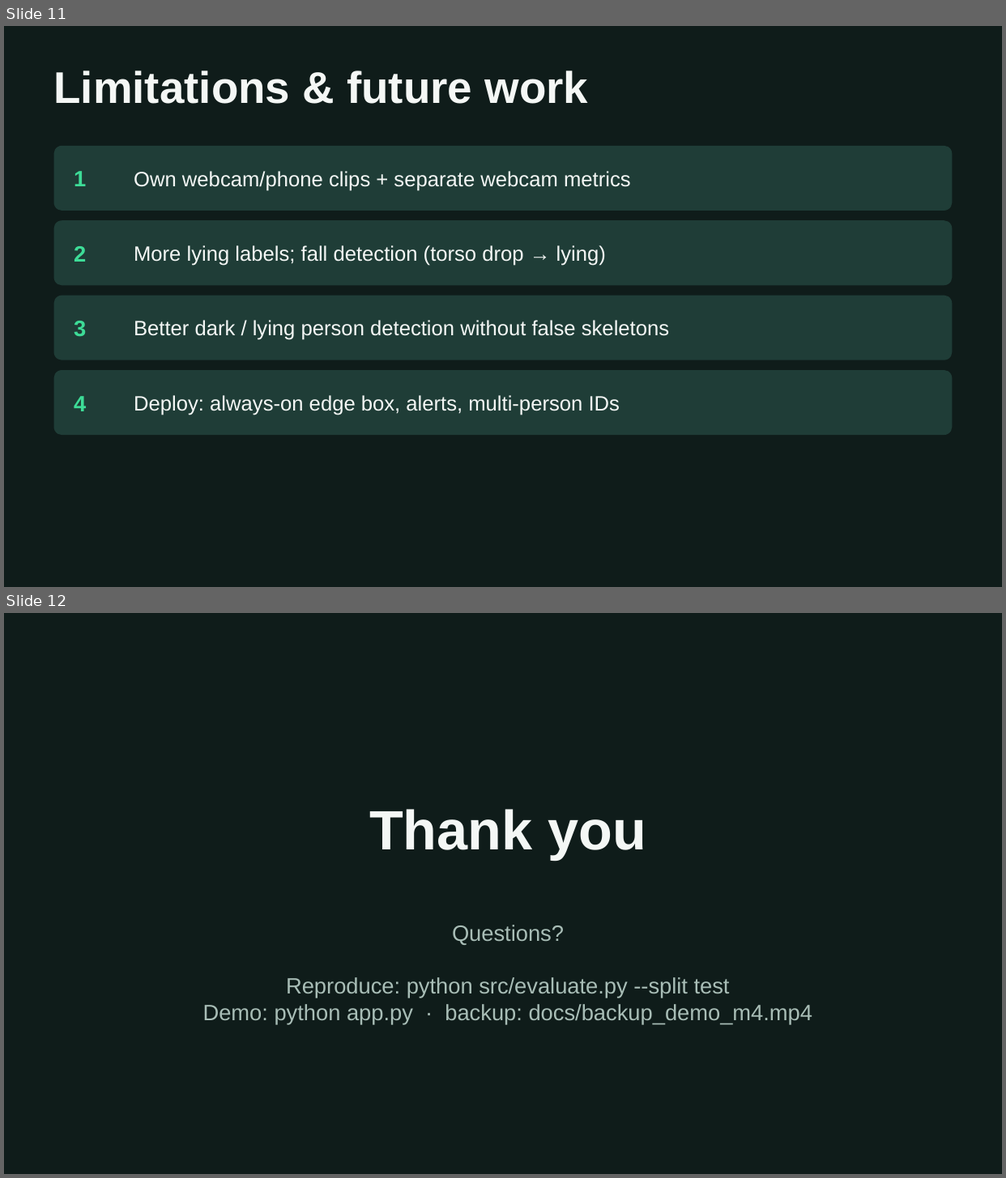
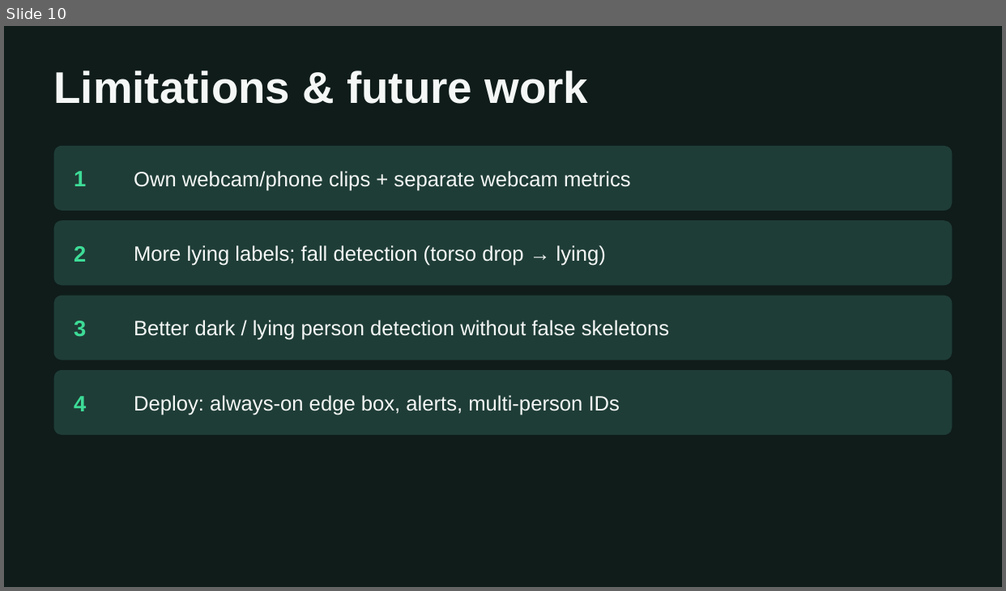
Before and after one commit to Wilul1/Computer_Vision, a slide deck: docs/slides_final.pptx. Shown one above the other, each under a label of ours: slides 11 and 12 before the commit, slide 10 after it. The pictures are 1006x1178 and 1006x591 pixels, drawn with LibreOffice and Linux fonts; fonts in the diff are those of the drawing. Boxes give left, top, right and bottom in pixels: in the first picture for what was removed or moved away, otherwise in the second. Text is boxed around its words. In the diff, an @@ line names an element or a change of style, - is before the commit and + after.

```diff
--- a/docs/slides_final.pptx
+++ b/docs/slides_final.pptx
@@ slide 12 removed at (4,613,1002,1174), background #FFFFFF @@
@@ rectangle removed at (4,613,1002,1174) @@
@@ text removed at (369,809,646,859) @@
-Thank you
@@ text removed at (203,925,813,1025) @@
-Questions?
-Reproduce: python src/evaluate.py --split test
-Demo: python app.py · backup: docs/backup_demo_m4.mp4
@@ what was slide 11 is now slide 10 @@
```
Also in this commit, not shown: 1 slide added, 1 other slide removed, 5 other files.
